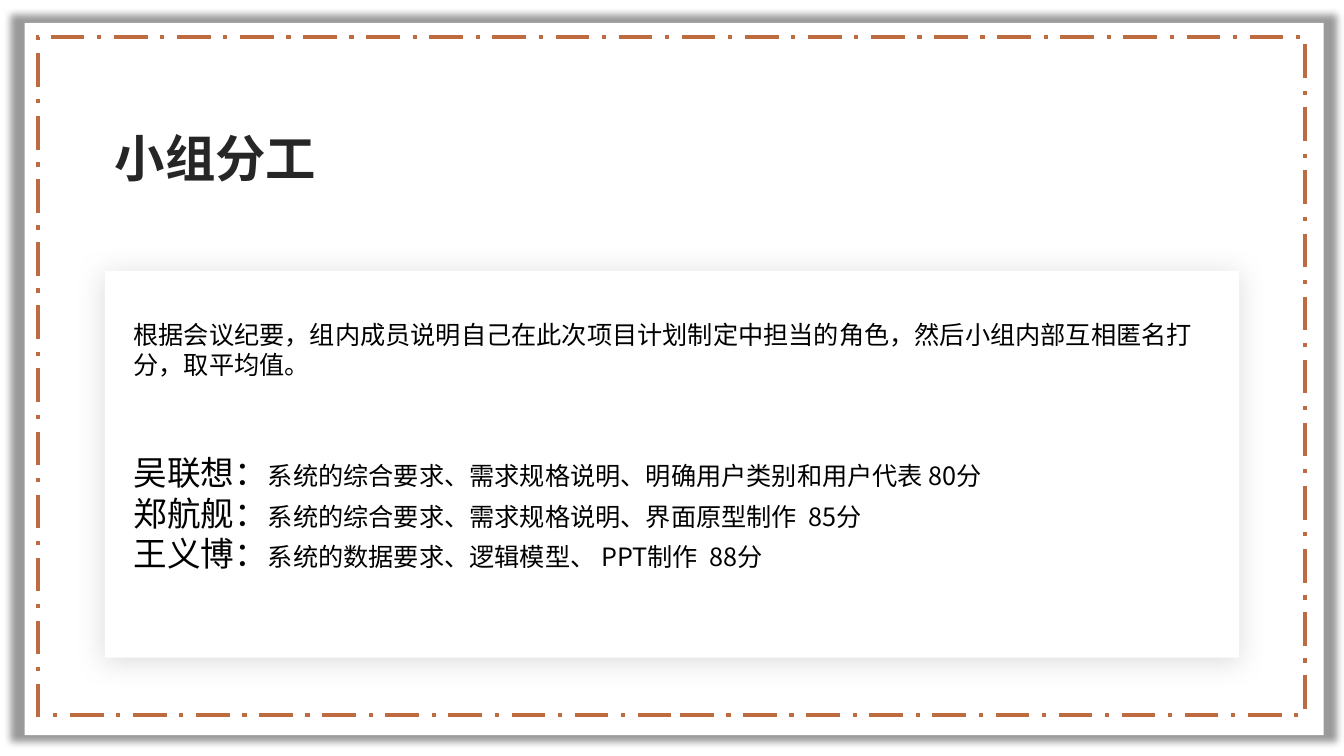
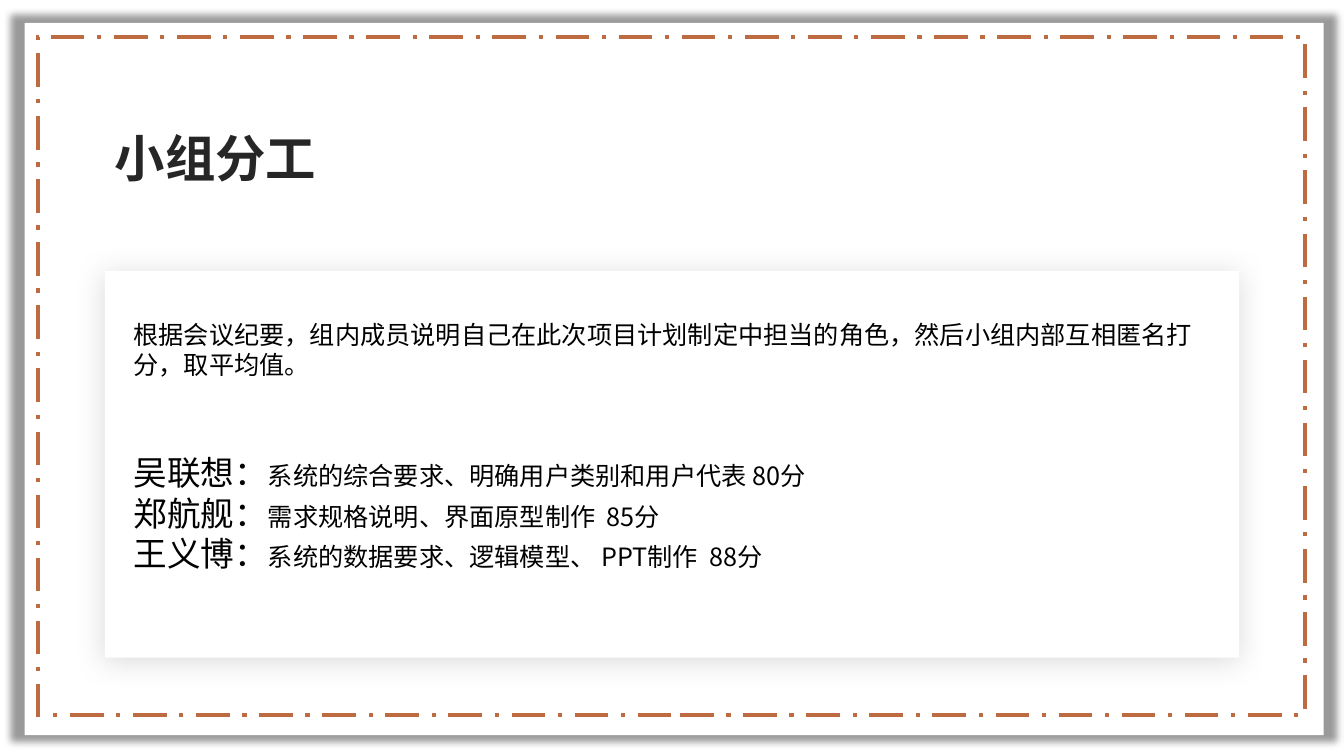
Before and after one commit to lenovo-wu/G11ZUCC, a slide deck: slide 27 of 需求规格说明.pptx. Drawn at 1344x756 pixels with LibreOffice and Linux fonts; fonts in the diff are those of the drawing; background and template pictures are left out. Boxes give left, top, right and bottom in pixels: in the first picture for what was removed or moved away, otherwise in the second. Text is boxed around its words. In the diff, an @@ line names an element or a change of style, - is before the commit and + after.

Commit message:
更新 需求规格说明.pptx

```diff
--- a/需求规格说明.pptx
+++ b/需求规格说明.pptx
@@ text at (134, 457, 805, 529): text changed @@
-吴联想：系统的综合要求、需求规格说明、明确用户类别和用户代表 80分
-郑航舰：系统的综合要求、需求规格说明、界面原型制作 85分
+吴联想：系统的综合要求、明确用户类别和用户代表 80分
+郑航舰：需求规格说明、界面原型制作 85分
```
